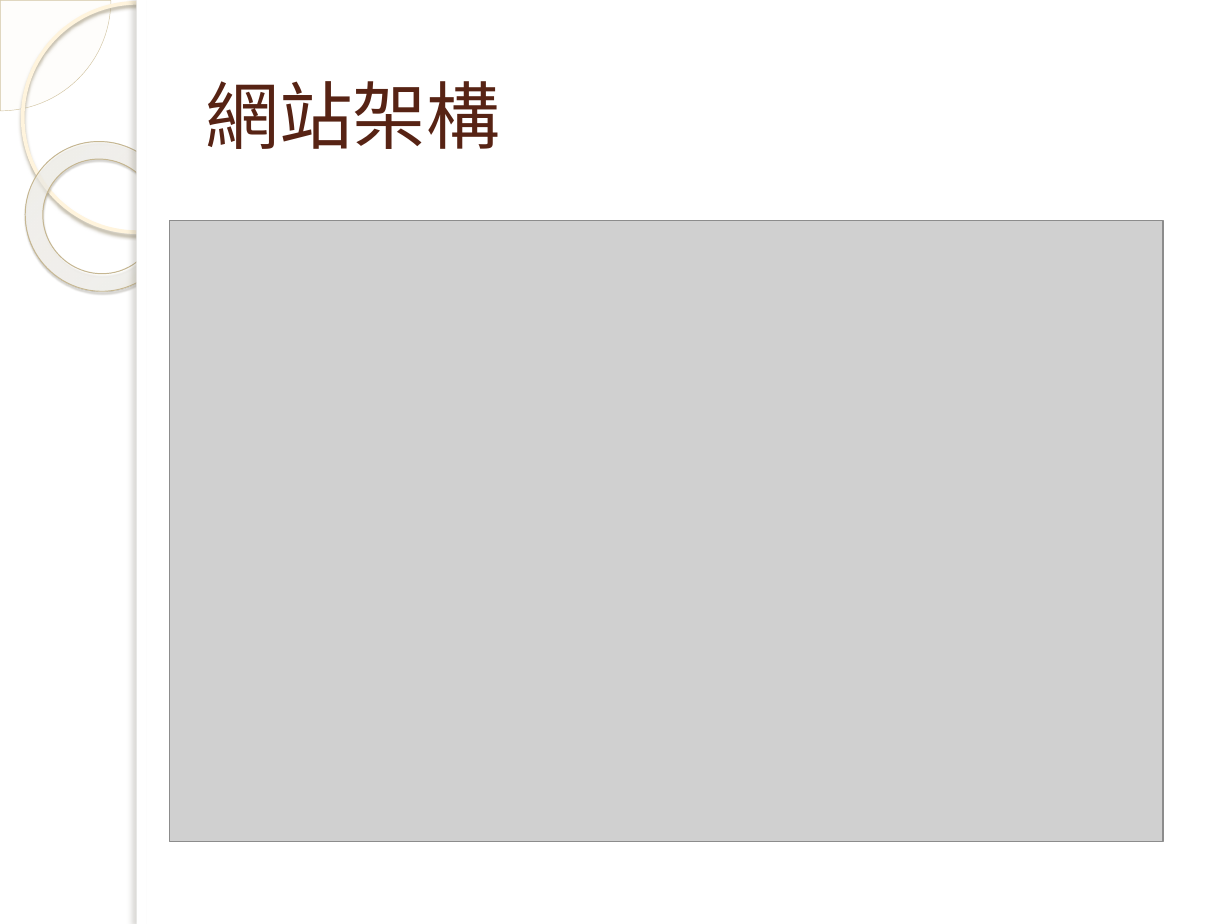
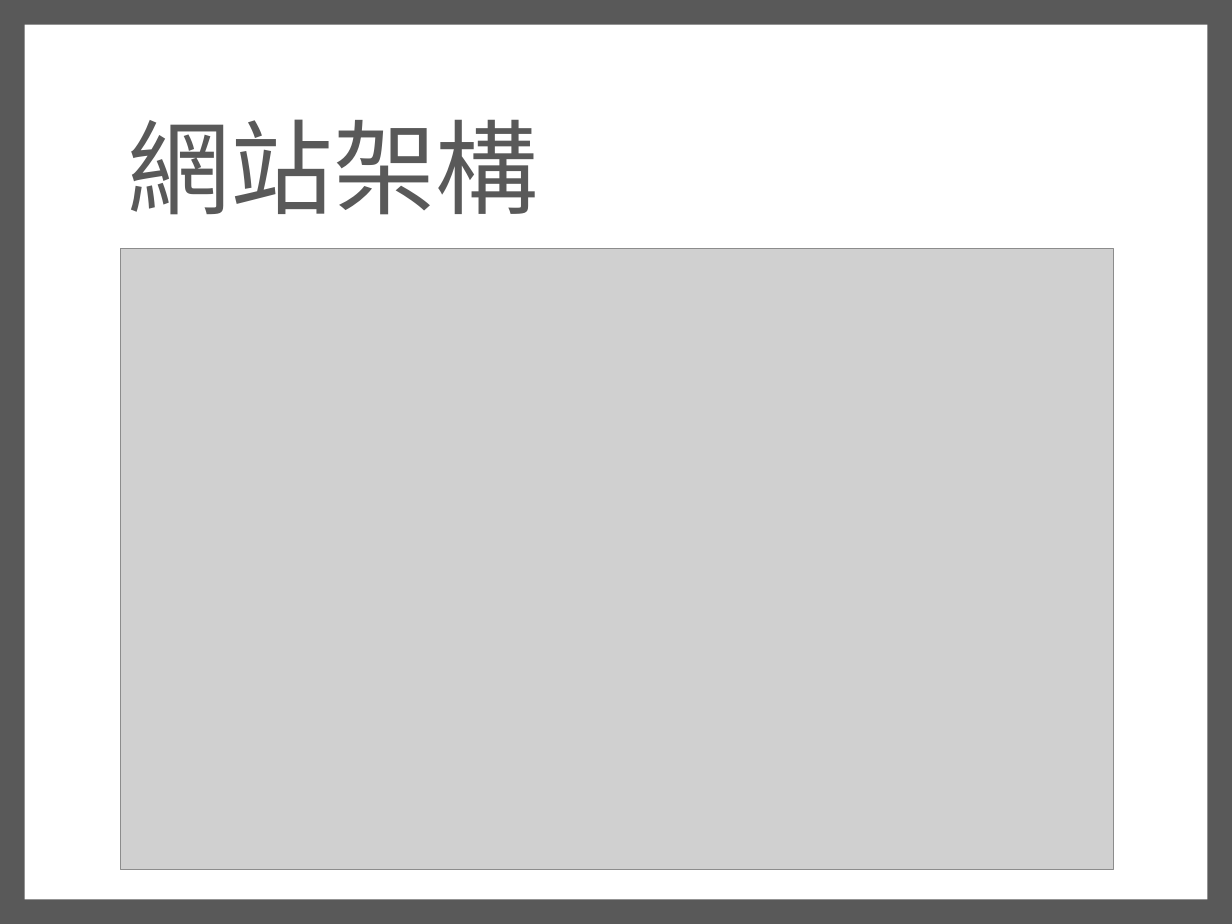
Before and after one commit to asdzxc55888/F2E-project, a slide deck: slide 6 of F2E MID/真·資工系網V3.pptx (slide 10 before the commit). Drawn at 1232x924 pixels with LibreOffice and Linux fonts; fonts in the diff are those of the drawing; grey boxes stand for pictures; background and template pictures are left out. Boxes give left, top, right and bottom in pixels: in the first picture for what was removed or moved away, otherwise in the second. Text is boxed around its words. In the diff, an @@ line names an element or a change of style, - is before the commit and + after.

```diff
--- a/F2E MID/真·資工系網V3.pptx
+++ b/F2E MID/真·資工系網V3.pptx
@@ background picture (left out) to #595959 @@
@@ pie slice (boxed as its full ellipse) removed at [0,0,111,111] @@
@@ ellipse removed at [22,2,251,232] @@
@@ rectangle: place and size @@
-rectangle at [137,0,1232,924]
+rectangle at [25,25,1207,899]
@@ rectangle removed at [137,0,147,924] @@
@@ title "網站架構": place and size @@
-title "網站架構" at [206,81,500,149]
+title "網站架構" at [128,119,539,215]
@@ title "網站架構" at [128,119,539,215]: size 43 to 60 pt, font Cabin to Noto Sans CJK SC, text colour #572314 to #595959; line spacing 1 to 0.9 @@
@@ donut removed at [0,111,206,322] @@
@@ picture: place and size @@
-picture at [170,221,1163,841]
+picture at [120,249,1112,870]
```
Also in this commit, not shown: 9 other slides changed, 4 slides added, 8 slides removed.
